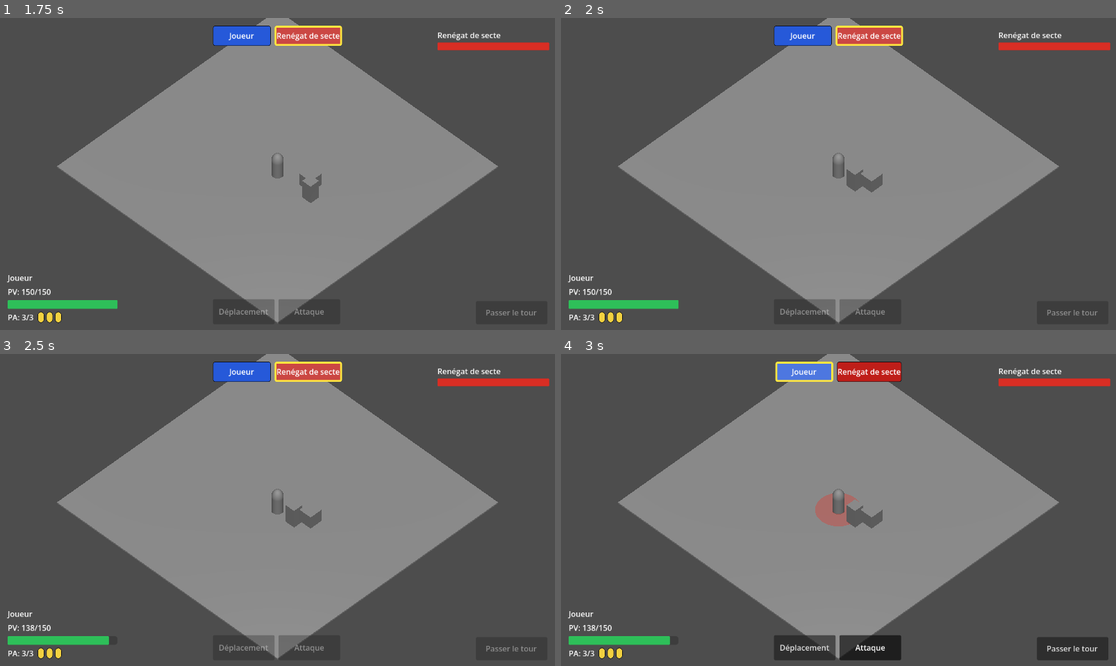
Above: before the commit, frames 1-4 (two rows, left to right).
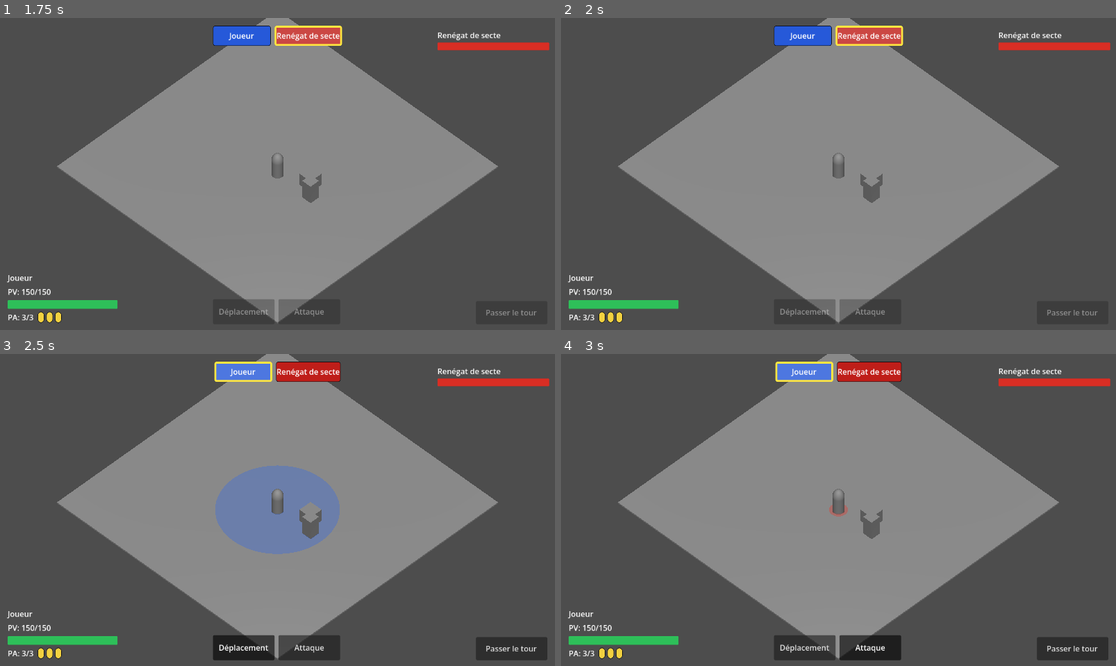
Above: after the commit, the same moments.

Repository: sillpct/lagoutte
Game: Godot game, scene res://scenes/main/main.tscn
Two runs of this game, one before a commit and one after it. Both use one fixed random seed, a clock stepped at 60 frames per second and the inputs below.
Inputs (mouse positions are in pixels of both pictures, inside the frame that each line leads up to):
- Up to frame 1 (1.75 s): click "Nouvelle Partie" at 0.5 s; tap Enter (ui_accept) at 1.25, 1.52 s; move the mouse to (399, 158) at 1.27 s; hold Right (ui_right) from 1.28 s (still down); hold T (end_turn) from 1.28 s (still down); click (399, 158) at 1.42 s
- Up to frame 2 (2 s): keep holding Right (ui_right); keep holding T (end_turn)
- Up to frame 3 (2.5 s): move the mouse to (166, 525) at 2.02 s; release Right (ui_right) at 2.03 s; release T (end_turn) at 2.03 s; hold Down (ui_down) from 2.03 s (still down); tap E (interact) at 2.1 s; click (166, 525) at 2.17 s; tap Enter (ui_accept) at 2.27 s
- Up to frame 4 (3 s): move the mouse to (894, 441) at 2.77 s; release Down (ui_down) at 2.78 s; hold Right (ui_right) from 2.78 s (still down); hold A (toggle_attack_mode) from 2.78 s (still down); click (894, 441) at 2.92 s

Frame 1 is identical in both runs. In frame 2, 0.3% of the frame differs, in the area x 51-58%, y 48-60%; in frame 3, 7.2%, in the area x 4-97%, y 2-98%; in frame 4, 0.7%.

Commit message:
Update combat_attack.gd

Diff:
--- a/scenes/combat/combat_attack.gd
+++ b/scenes/combat/combat_attack.gd
@@ -2,7 +2,7 @@
 extends Node
 
 const ATTACK_PA_COST := 1
-const MELEE_RANGE := 1.5
+const MELEE_RANGE := 0.6
 const NORMAL_CELL_COLOR := Color(0.22, 0.28, 0.32)
 
 @export var grid: CombatGrid
@@ -48,13 +48,13 @@
 	var clicked_world_position := combat_movement.get_world_position_from_mouse(mouse_position)
 	if clicked_world_position == CombatMovement.INVALID_WORLD_POSITION:
 		return
-	if not CombatRules.is_within_world_range(active_unit.global_position, clicked_world_position, MELEE_RANGE):
-		print("Attaque refusée : hors de portée.")
-		return
 
 	var target := _get_hovered_valid_target()
 	var attack_started := false
 	if target == null:
+		if not CombatRules.is_within_world_range(active_unit.global_position, clicked_world_position, MELEE_RANGE):
+			print("Attaque refusée : hors de portée.")
+			return
 		attack_started = try_attack_empty(active_unit)
 	else:
 		attack_started = try_attack(active_unit, target)
@@ -110,7 +110,18 @@
 func is_target_in_range(attacker: Node3D, target: Node3D) -> bool:
 	if attacker == null or target == null or not is_instance_valid(attacker) or not is_instance_valid(target):
 		return false
-	return CombatRules.is_within_world_range(attacker.global_position, target.global_position, MELEE_RANGE)
+	var effective_range := get_effective_melee_range(attacker, target)
+	return CombatRules.is_within_world_range(attacker.global_position, target.global_position, effective_range)
+
+func get_effective_melee_range(attacker: Node3D, target: Node3D) -> float:
+	return (
+		MELEE_RANGE
+		+ grid.get_unit_occupation_radius(attacker)
+		+ grid.get_unit_occupation_radius(target)
+	)
+
+static func get_standard_effective_melee_range() -> float:
+	return MELEE_RANGE + CombatGrid.DEFAULT_OCCUPATION_RADIUS * 2.0
 
 func _spend_attack_pa(attacker: Node3D) -> bool:
 	if combat_manager.get_current_unit() != attacker:
